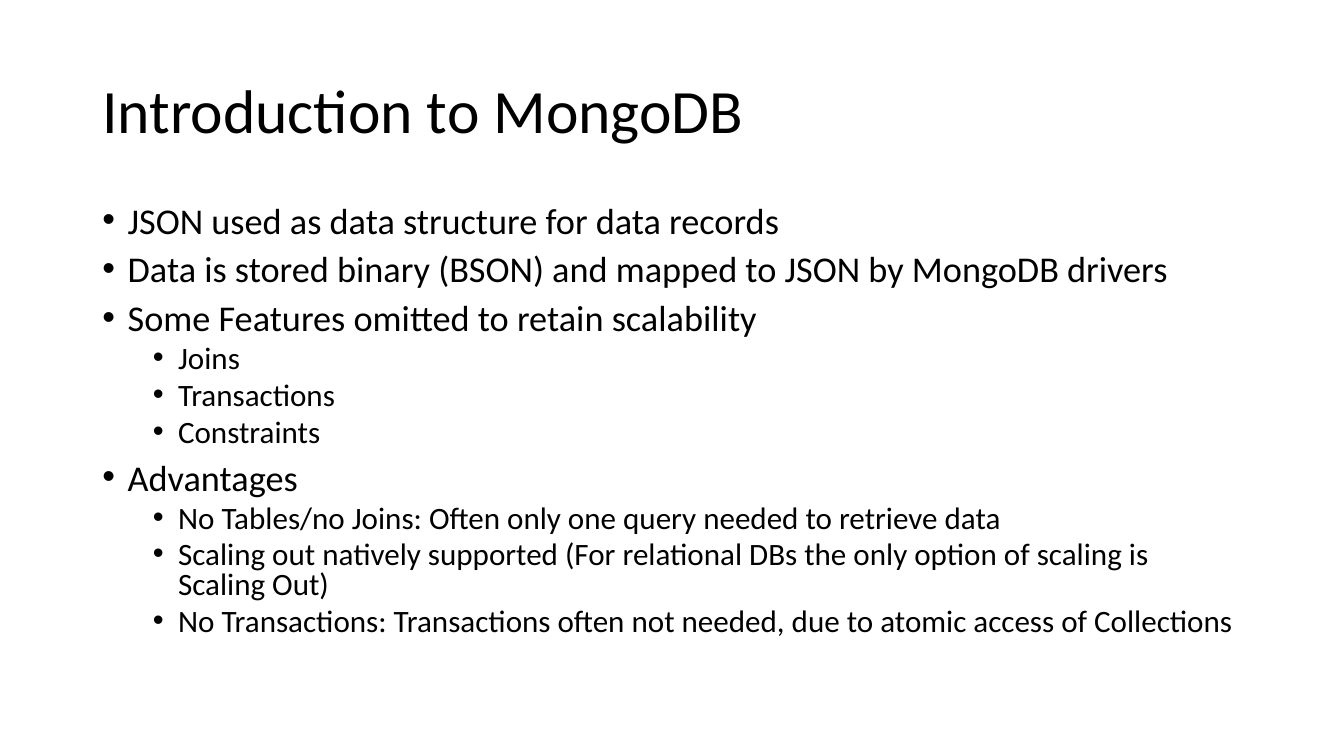
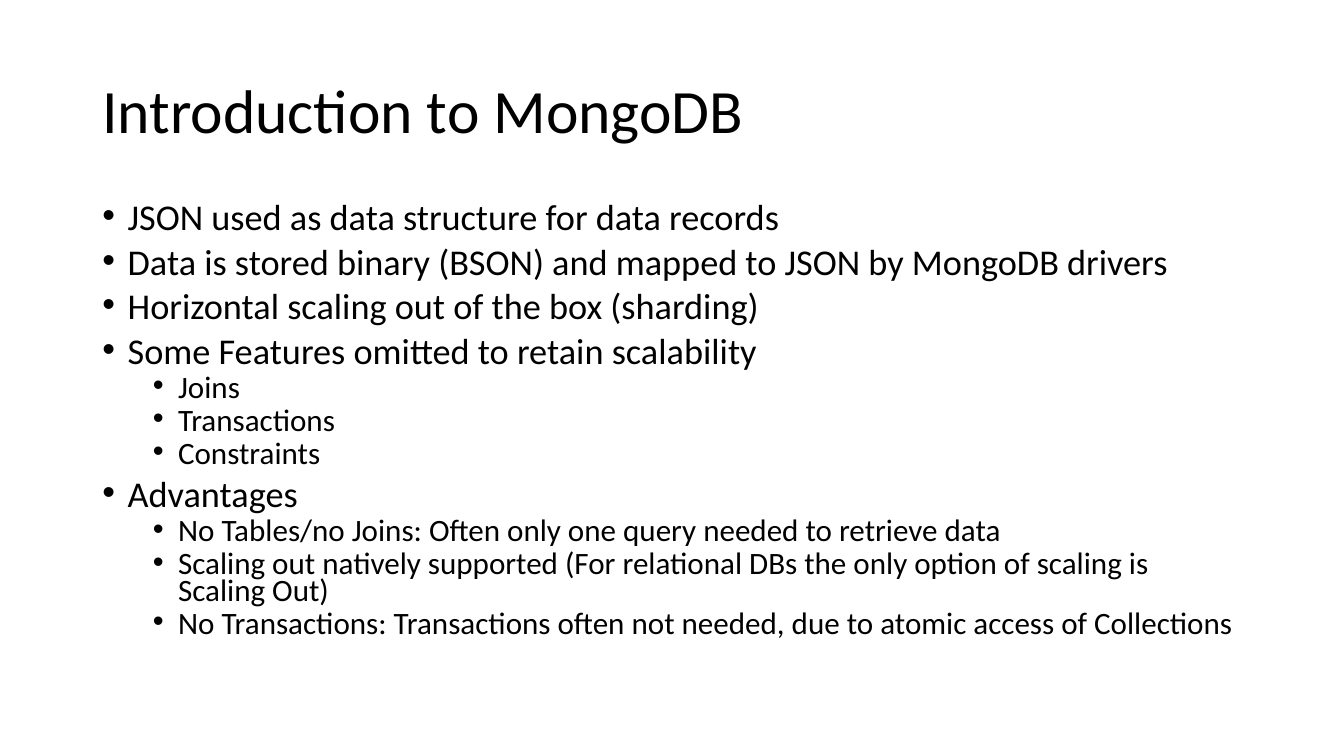
Before and after one commit to tiefenauer/m101j, a slide deck: slide 4 of m101j.pptx. Drawn at 1344x756 pixels with LibreOffice and Linux fonts; fonts in the diff are those of the drawing. Boxes give left, top, right and bottom in pixels: in the first picture for what was removed or moved away, otherwise in the second. Text is boxed around its words. In the diff, an @@ line names an element or a change of style, - is before the commit and + after.

Commit message:
updating presentation

```diff
--- a/m101j.pptx
+++ b/m101j.pptx
@@ text at (128, 204, 1232, 638): line spacing 0.8 to 0.7 @@
@@ text at (128, 292, 758, 326): paragraph added @@
+• Horizontal scaling out of the box (sharding)
```
Also in this commit, not shown: 8 slides added.
